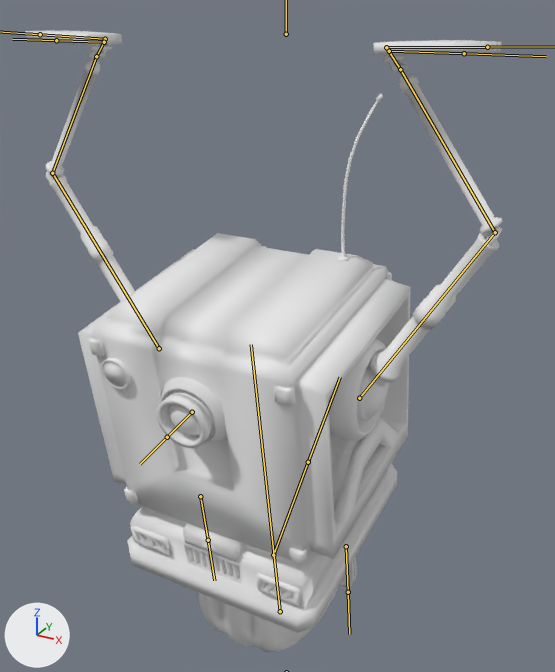
One commit to the FBX model Assets/Art/Models/ClapMep.fbx: the scene before it, then after it.
Rendered twice from a 50 mm camera at (0.844, -1.574, 1.675) aimed at (-0.005, -0.03, 0.903). Arrows for +X, +Y and +Z are at lower left; the lights stay in place. Both versions are drawn at frame 1 of the action 'MainRobotRig|RobotTPose'; the numbers are the values there. The bones that bend it are drawn over the model as lines.

Objects in the first picture: 'LP Base'.
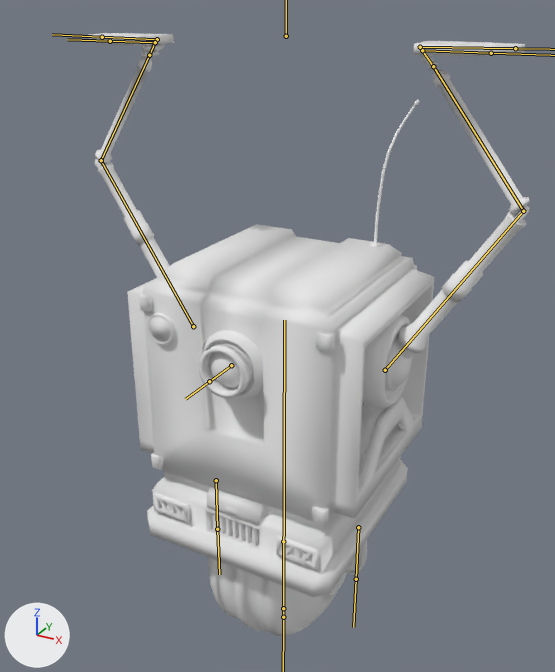
The change in detail:
Bone 'IKWheel' (bone_ikwheel) moves from (0.0, -0.002, 0.021) to (0.0, 0.0, 0.0).
Bone 'IKWheel' (bone_ikwheel) turns from (9, 0, 0) to (0, 0, 0) degrees about its own x, y and z.
Bone 'Wheel' (bone_wheel) turns from (123, 0, 0) to (0, 0, 0) degrees about its own x, y and z.
Bone 'Body' (bone_body) moves from (0.0, 0.008, 0.022) to (0.0, 0.0, 0.0).
Bone 'Body' (bone_body) turns from (9, 0, 0) to (0, 0, 0) degrees about its own x, y and z.
Bone 'UpperArm.L' (bone_upperarm_l) turns from (-4, 5, 58) to (0, 12, 57) degrees about its own x, y and z.
Bone 'ForeArm.L' (bone_forearm_l) turns from (-6, 5, 66) to (7, -170, 68) degrees about its own x, y and z.
Bone 'Wrist.L' (bone_wrist_l) turns from (-7, -8, 4) to (-3, -8, -3) degrees about its own x, y and z.
Bone 'Fingers.L' (bone_fingers_l) turns from (-1, -1, -126) to (-4, -3, 130) degrees about its own x, y and z.
Bone 'UpperArm.R' (bone_upperarm_r) turns from (-4, -5, -58) to (0, -12, -57) degrees about its own x, y and z.
Bone 'ForeArm.R' (bone_forearm_r) turns from (-6, -5, -66) to (7, 170, -68) degrees about its own x, y and z.
Bone 'Wrist.R' (bone_wrist_r) turns from (-7, 8, -4) to (-3, 8, 3) degrees about its own x, y and z.
Bone 'Fingers.R' (bone_fingers_r) turns from (-1, 1, 126) to (-4, 3, -130) degrees about its own x, y and z.

Where the change shows, as pixel boxes [x1, y1, x2, y2] in the pictures (555 x 672 px):
'LP Base', posed (8% narrower)
    before: [25, 31, 503, 652]
    after: [88, 33, 530, 636]
bone 'Wheel', root to tip
    before: (273, 555) to (308, 462)
    after: (283, 541) to (283, 617)
bone 'Body', root to tip
    before: (280, 611) to (251, 344)
    after: (283, 608) to (284, 320)
bone 'UpperArm.L', root to tip
    before: (359, 398) to (495, 232)
    after: (385, 370) to (523, 211)
bone 'ForeArm.L', root to tip
    before: (495, 232) to (400, 69)
    after: (523, 211) to (433, 66)
bone 'Wrist.L', root to tip
    before: (400, 69) to (389, 51)
    after: (433, 66) to (422, 51)
bone 'Fingers.L', root to tip
    before: (386, 47) to (487, 47)
    after: (420, 47) to (515, 48)
bone 'UpperArm.R', root to tip
    before: (159, 348) to (52, 173)
    after: (193, 326) to (101, 160)
bone 'ForeArm.R', root to tip
    before: (52, 173) to (96, 56)
    after: (101, 160) to (149, 55)
bone 'Wrist.R', root to tip
    before: (96, 56) to (104, 42)
    after: (149, 55) to (155, 42)
bone 'Fingers.R', root to tip
    before: (105, 39) to (40, 34)
    after: (157, 39) to (102, 37)
